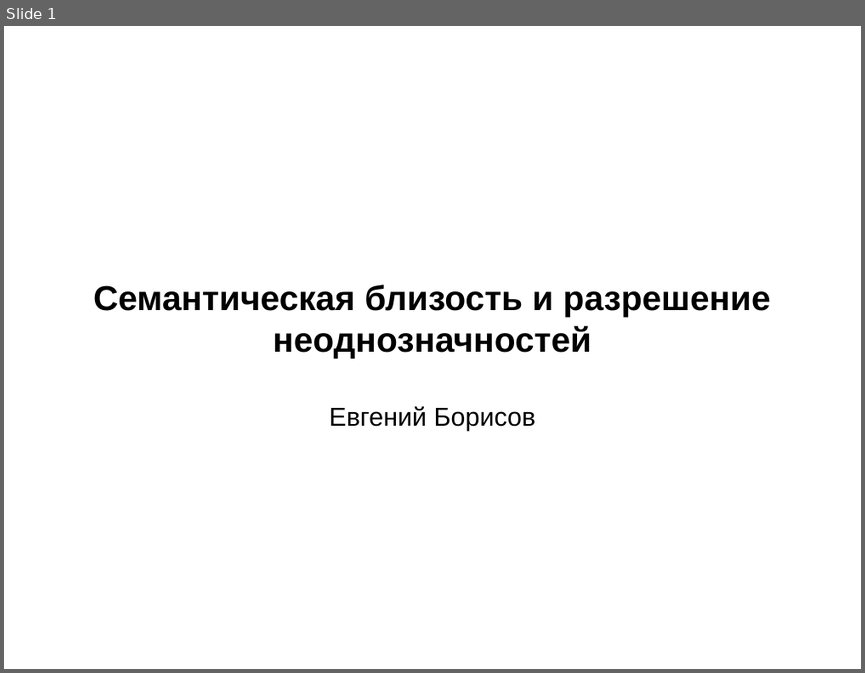
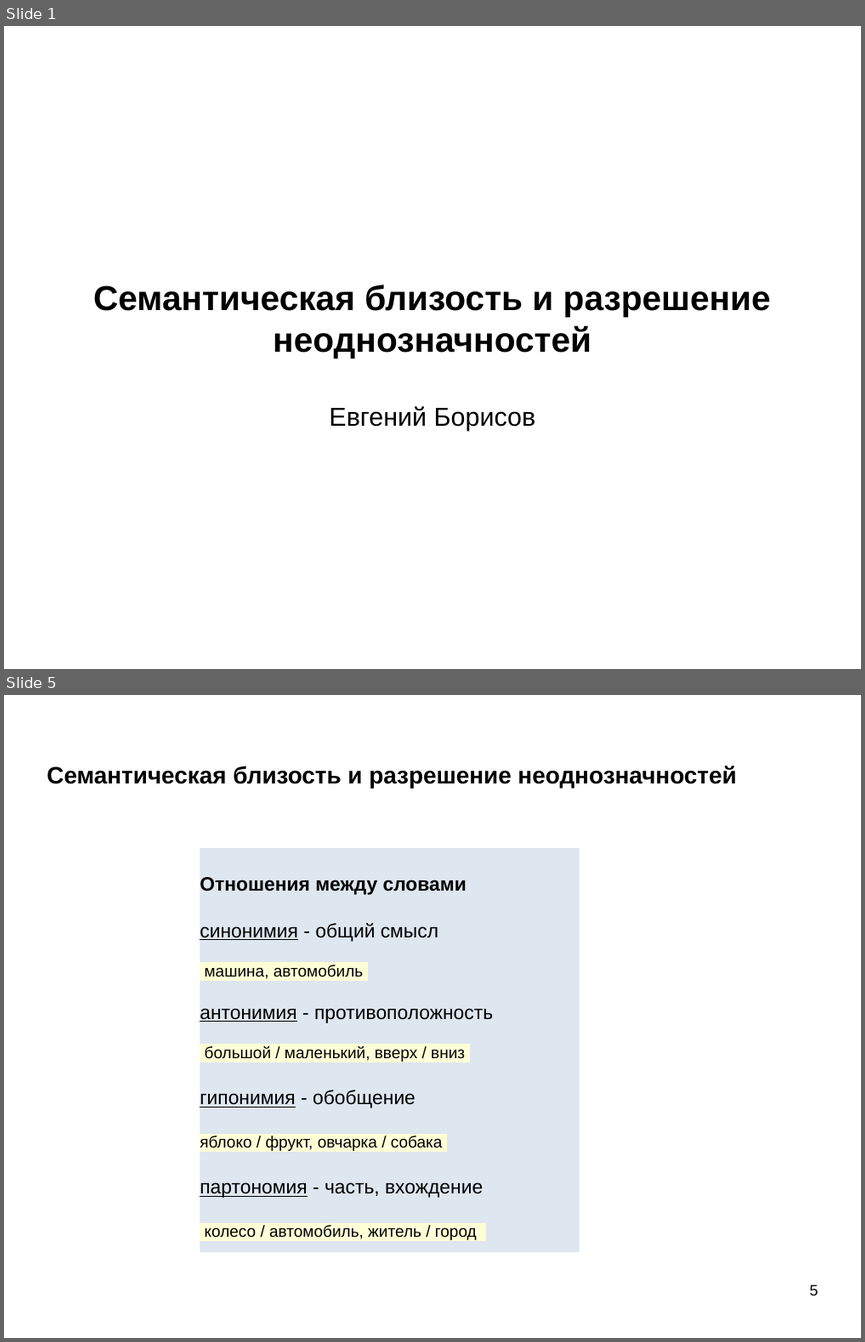
Before and after one commit to mechanoid5/ml_nlp_2022, a slide deck: 11-semantic.odp. Shown one above the other, each under a label of ours: slide 1 before the commit, slides 1 and 5 after it; the slides between them are not shown. The pictures are 865x673 and 865x1342 pixels, drawn with LibreOffice and Linux fonts; fonts in the diff are those of the drawing; background and template pictures are left out. Boxes give left, top, right and bottom in pixels: in the first picture for what was removed or moved away, otherwise in the second. Text is boxed around its words. In the diff, an @@ line names an element or a change of style, - is before the commit and + after.

```diff
--- a/11-semantic.odp
+++ b/11-semantic.odp
@@ slide 5 added at [4,695,861,1338], background picture (left out) @@
@@ title added at [46,766,736,788], 22 pt, text #000000, bold @@
+Семантическая близость и разрешение неоднозначностей
@@ rectangle added at [200,848,579,1253], fill #DEE6EF, 18 pt, text #000000 @@
+Отношения между словами
+синонимия - общий смысл
+машина, автомобиль
+антонимия - противоположность
+большой / маленький, вверх / вниз
+гипонимия - обобщение
+яблоко / фрукт, овчарка / собака
+партономия - часть, вхождение
+колесо / автомобиль, житель / город
@@ page number added at [810,1284,818,1295], 14 pt, text #000000 @@
+5
```
Also in this commit, not shown: 9 slides changed, 12 other slides added, 2 other files.
